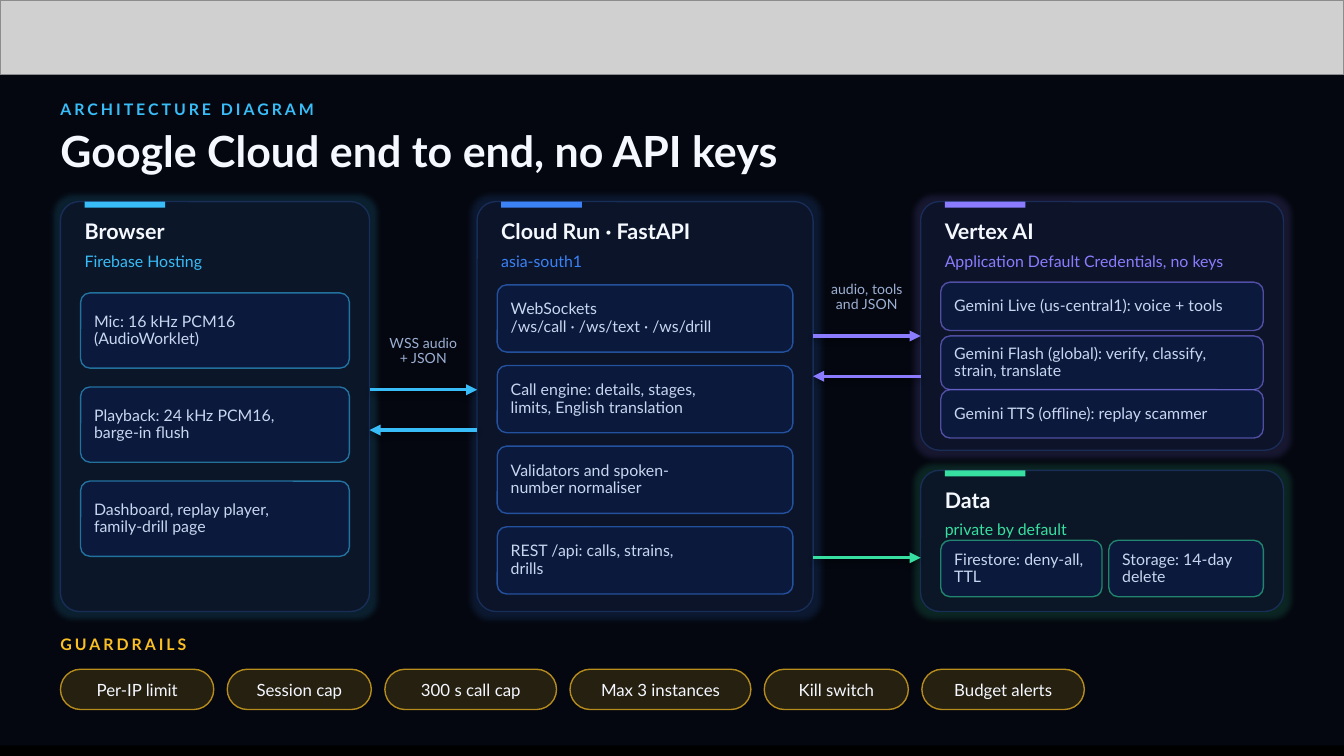
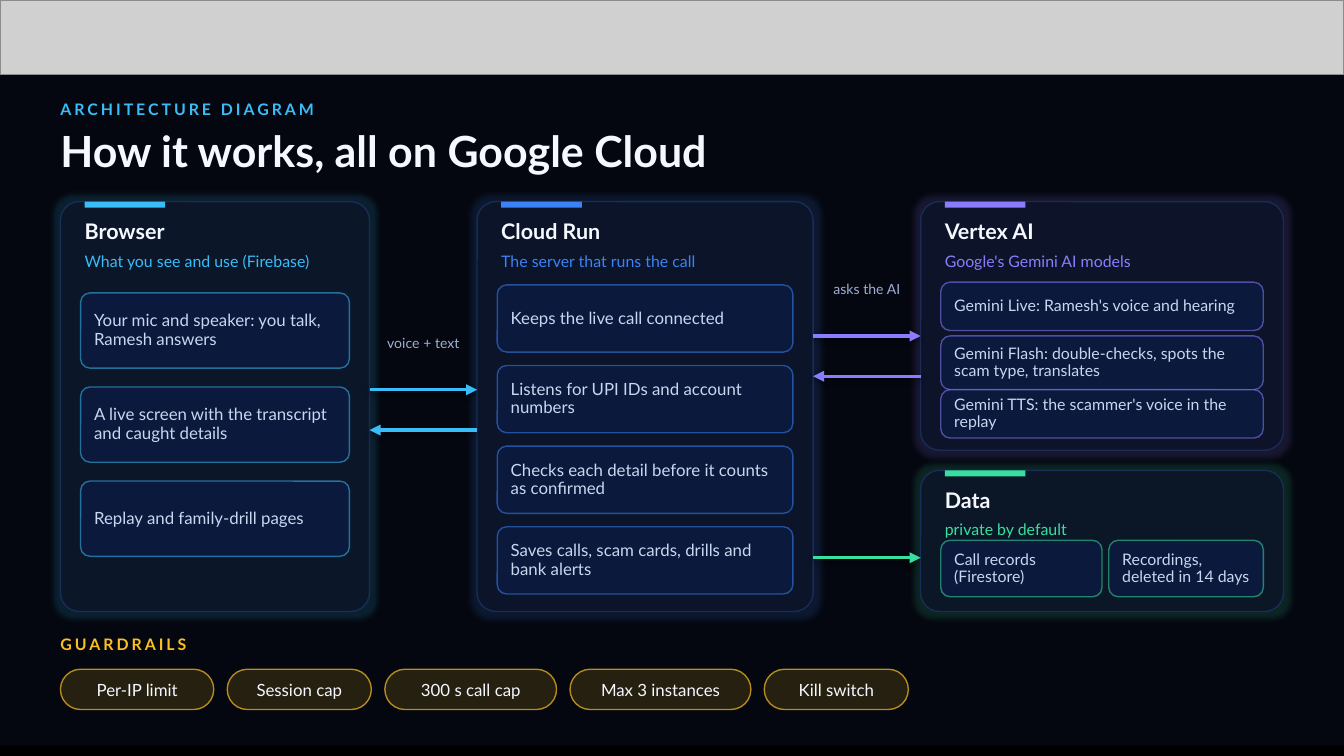
Before and after one commit to OWAIS285/honey_trap, a slide deck: slide 8 of Submission Template _ AI Builder Cup.pptx (slide 7 before the commit). Drawn at 1344x756 pixels with LibreOffice and Linux fonts; fonts in the diff are those of the drawing; grey boxes stand for pictures; background and template pictures are left out. Boxes give left, top, right and bottom in pixels: in the first picture for what was removed or moved away, otherwise in the second. Text is boxed around its words. In the diff, an @@ line names an element or a change of style, - is before the commit and + after.

```diff
--- a/Submission Template _ AI Builder Cup.pptx
+++ b/Submission Template _ AI Builder Cup.pptx
@@ text at (x1=60, y1=135, x2=706, y2=175): text changed @@
-Google Cloud end to end, no API keys
+How it works, all on Google Cloud
@@ text at (x1=501, y1=223, x2=601, y2=239): text changed @@
-Cloud Run · FastAPI
+Cloud Run
@@ text at (x1=85, y1=255, x2=310, y2=270): text changed @@
-Firebase Hosting
+What you see and use (Firebase)
@@ text at (x1=501, y1=255, x2=695, y2=267): text changed @@
-asia-south1
+The server that runs the call
@@ text at (x1=945, y1=255, x2=1131, y2=270): text changed @@
-Application Default Credentials, no keys
+Google's Gemini AI models
@@ text at (x1=833, y1=283, x2=901, y2=294): text changed @@
-audio, tools
-and JSON
+asks the AI
@@ text at (x1=954, y1=299, x2=1235, y2=314): text changed @@
-Gemini Live (us-central1): voice + tools
+Gemini Live: Ramesh's voice and hearing
@@ text at (x1=94, y1=313, x2=321, y2=345): text changed; size 8.5 to 9 pt @@
-Mic: 16 kHz PCM16
-(AudioWorklet)
+Your mic and speaker: you talk, Ramesh answers
@@ text at (x1=511, y1=311, x2=724, y2=327): text changed; size 8.5 to 9 pt @@
-WebSockets
-/ws/call · /ws/text · /ws/drill
+Keeps the live call connected
@@ text at (x1=387, y1=338, x2=459, y2=348): text changed @@
-WSS audio
-+ JSON
+voice + text
@@ text at (x1=954, y1=347, x2=1225, y2=379): text changed @@
-Gemini Flash (global): verify, classify,
-strain, translate
+Gemini Flash: double-checks, spots the scam type, translates
@@ text at (x1=511, y1=382, x2=742, y2=413): text changed; size 8.5 to 9 pt @@
-Call engine: details, stages,
-limits, English translation
+Listens for UPI IDs and account numbers
@@ text at (x1=94, y1=407, x2=327, y2=442): text changed; size 8.5 to 9 pt @@
-Playback: 24 kHz PCM16,
-barge-in flush
+A live screen with the transcript and caught details
@@ text at (x1=954, y1=398, x2=1227, y2=430): text changed @@
-Gemini TTS (offline): replay scammer
+Gemini TTS: the scammer's voice in the replay
@@ text at (x1=511, y1=463, x2=768, y2=494): text changed; size 8.5 to 9 pt @@
-Validators and spoken-
-number normaliser
+Checks each detail before it counts as confirmed
@@ text at (x1=94, y1=511, x2=304, y2=527): text changed; size 8.5 to 9 pt @@
-Dashboard, replay player,
-family-drill page
+Replay and family-drill pages
@@ text at (x1=511, y1=543, x2=751, y2=575): text changed; size 8.5 to 9 pt @@
-REST /api: calls, strains,
-drills
+Saves calls, scam cards, drills and bank alerts
@@ text at (x1=954, y1=553, x2=1036, y2=584): text changed @@
-Firestore: deny-all, TTL
+Call records (Firestore)
@@ text at (x1=1122, y1=553, x2=1250, y2=585): text changed @@
-Storage: 14-day delete
+Recordings, deleted in 14 days
@@ rounded rectangle removed at (x1=922, y1=669, x2=1085, y2=710) @@
@@ text removed at (x1=954, y1=683, x2=1052, y2=699) @@
-Budget alerts
```
Also in this commit, not shown: 7 other slides changed, 1 slide added, 1 other file.
